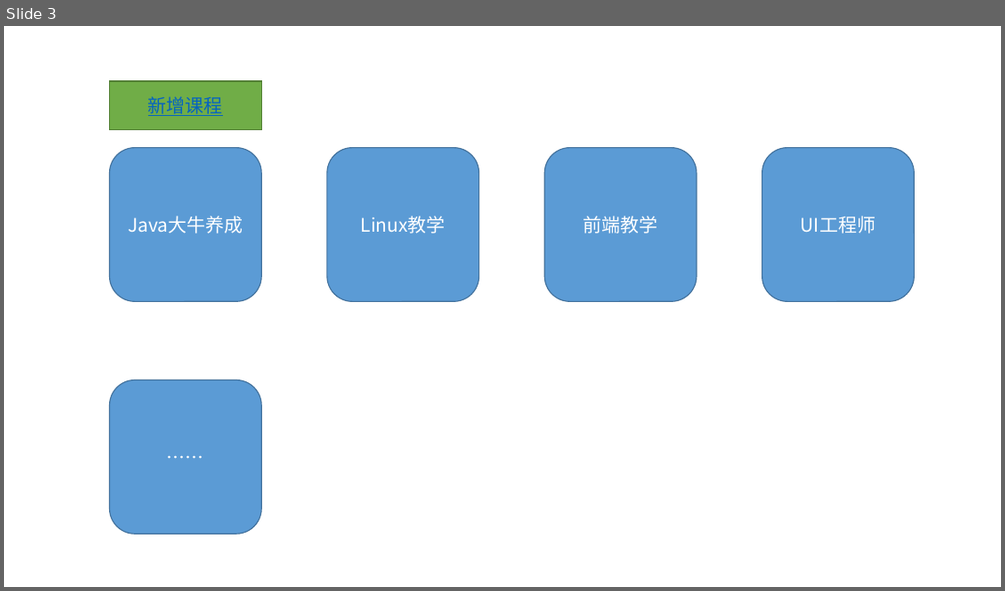
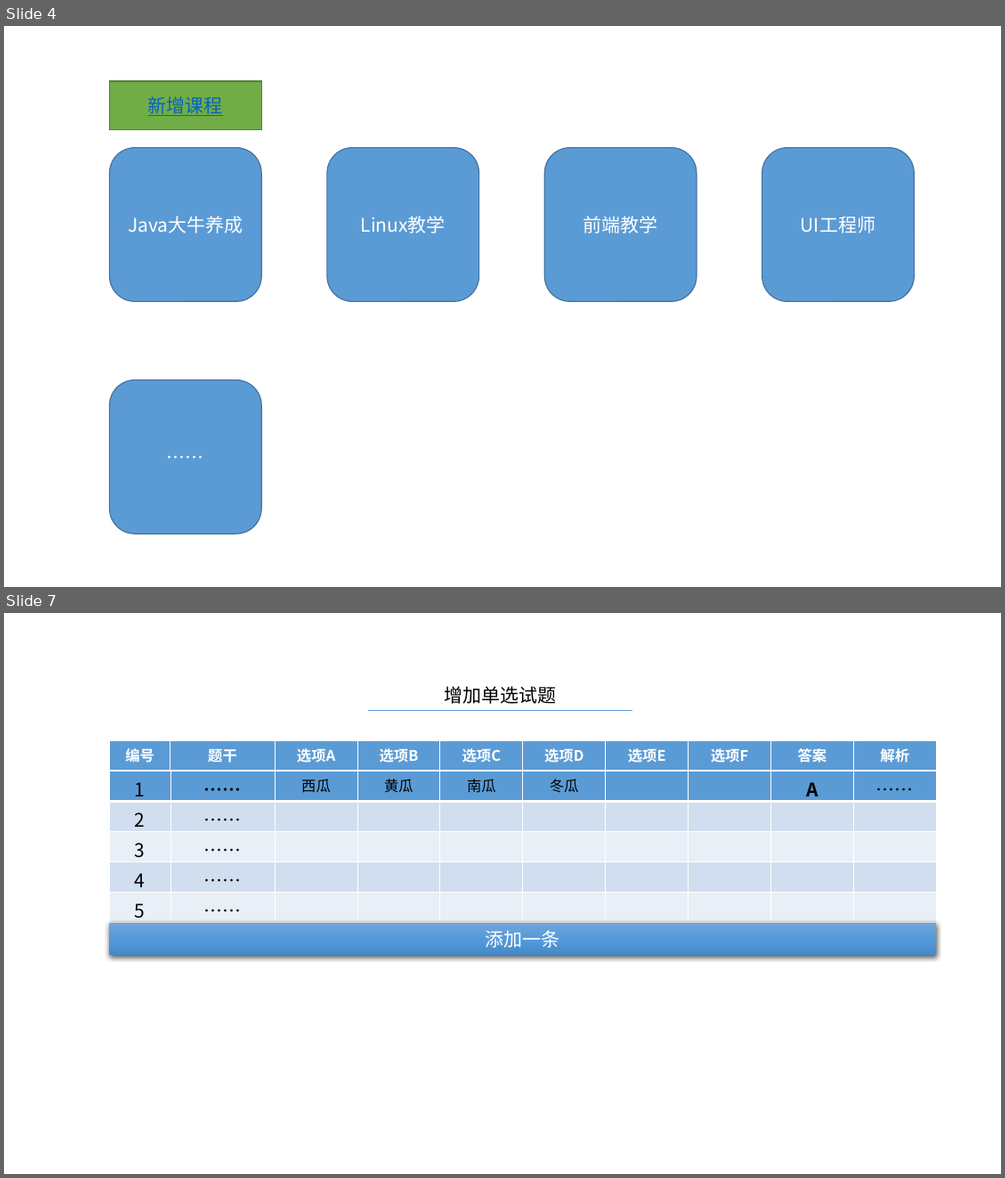
Before and after one commit to peiyanzhaodegithub/-, a slide deck: 原型.pptx. Shown one above the other, each under a label of ours: slide 3 before the commit, slides 4 and 7 after it; the slides between them are not shown. The pictures are 1005x591 and 1005x1178 pixels, drawn with LibreOffice and Linux fonts; fonts in the diff are those of the drawing. Boxes give left, top, right and bottom in pixels: in the first picture for what was removed or moved away, otherwise in the second. Text is boxed around its words. In the diff, an @@ line names an element or a change of style, - is before the commit and + after.

```diff
--- a/原型.pptx
+++ b/原型.pptx
@@ slide 7 added at box(4, 613, 1001, 1174), background #FFFFFF @@
@@ text added at box(444, 686, 556, 704), 18 pt, text #000000 @@
+增加单选试题
@@ line added from (367, 710) to (633, 710), #5B9BD5 0.5 pt @@
@@ table added at box(109, 741, 939, 771), 1 rows, 10 columns @@
+编号 | 题干 | 选项A | 选项B | 选项C | 选项D | 选项E | 选项F | 答案 | 解析
@@ table added at box(109, 771, 938, 923), 5 rows, 10 columns @@
+1 | …… | 西瓜 | 黄瓜 | 南瓜 | 冬瓜 |  |  | A | ……
+2 | …… |  |  |  |  |  |  |  | 
+3 | …… |  |  |  |  |  |  |  | 
+4 | …… |  |  |  |  |  |  |  | 
+5 | …… |  |  |  |  |  |  |  | 
@@ rectangle added at box(109, 923, 937, 956), fill gradient #71A6DB to #559BDB to #448ACA, 18 pt, text #FFFFFF @@
+添加一条
@@ what was slide 3 is now slide 4 @@
```
Also in this commit, not shown: 1 slide changed, 5 other slides added, 1 other file.
